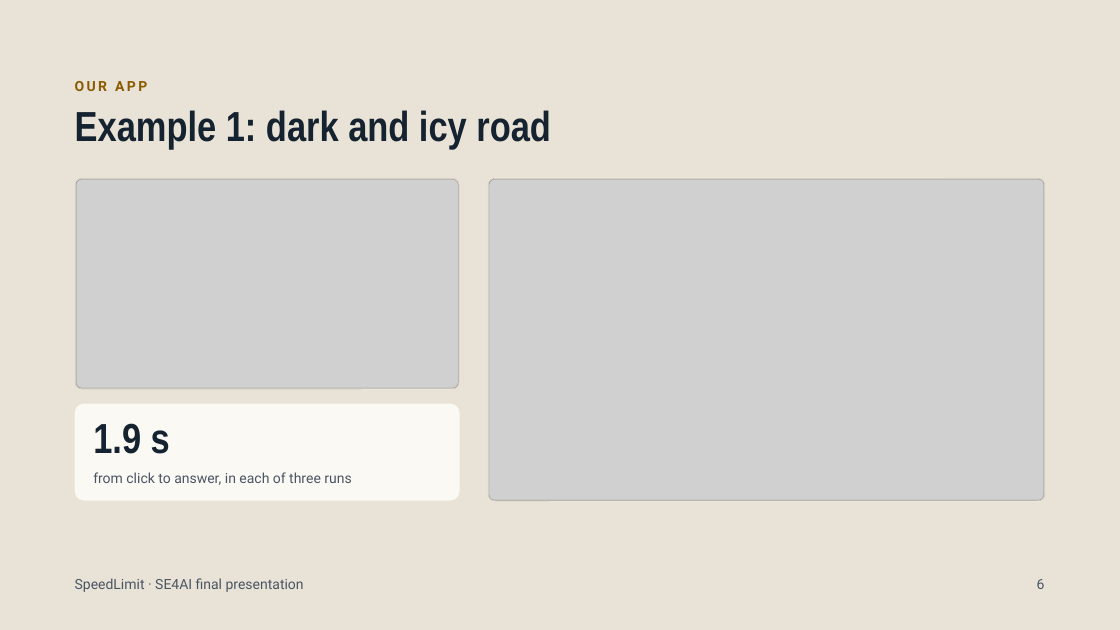
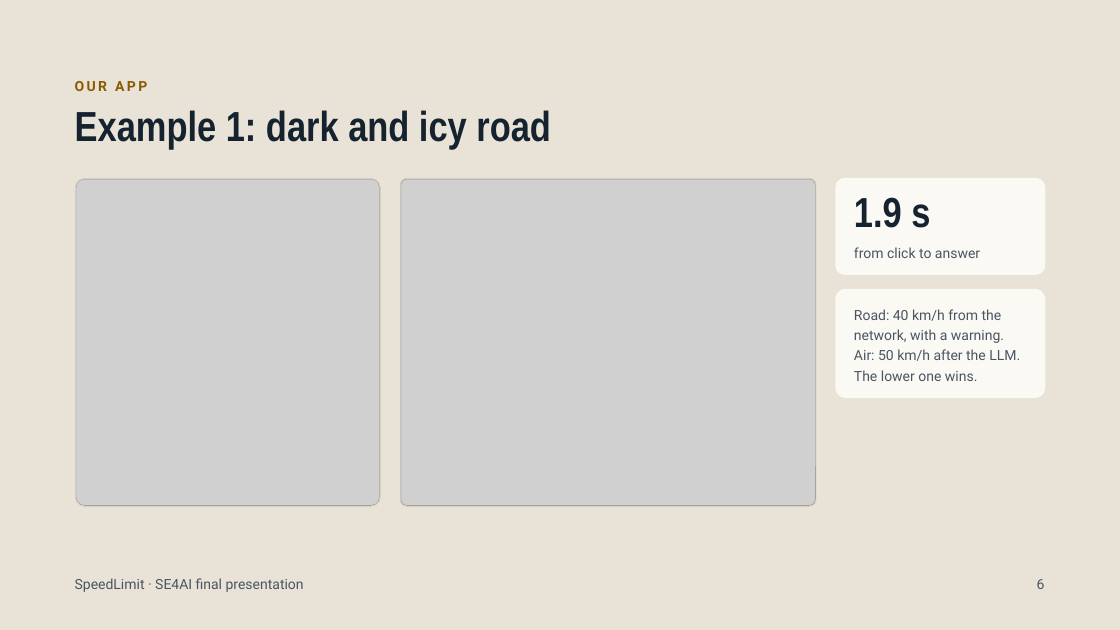
Before and after one commit to cristianvortolomei/speedlimit-se4ai, a slide deck: slide 6 of SpeedLimit3.pptx. Drawn at 1120x630 pixels with LibreOffice and Linux fonts; fonts in the diff are those of the drawing; grey boxes stand for pictures. Boxes give left, top, right and bottom in pixels: in the first picture for what was removed or moved away, otherwise in the second. Text is boxed around its words. In the diff, an @@ line names an element or a change of style, - is before the commit and + after.

Commit message:
Show the redesigned GUI with the map on the example slides

```diff
--- a/SpeedLimit3.pptx
+++ b/SpeedLimit3.pptx
@@ rounded rectangle: place and size @@
-rounded rectangle at <box>75,178,460,390</box>
+rounded rectangle at <box>75,178,381,507</box>
@@ rounded rectangle: place and size @@
-rounded rectangle at <box>76,178,460,389</box>
+rounded rectangle at <box>76,178,381,506</box>
@@ picture: place and size @@
-picture at <box>76,179,459,388</box>
+picture at <box>76,179,380,506</box>
@@ rounded rectangle: place and size @@
-rounded rectangle at <box>488,178,1046,502</box>
+rounded rectangle at <box>400,178,818,507</box>
@@ rounded rectangle: place and size @@
-rounded rectangle at <box>488,178,1044,501</box>
+rounded rectangle at <box>400,178,816,506</box>
@@ picture: place and size @@
-picture at <box>489,179,1044,501</box>
+picture at <box>401,179,816,506</box>
@@ rounded rectangle: place and size @@
-rounded rectangle at <box>75,403,460,501</box>
+rounded rectangle at <box>835,178,1045,276</box>
@@ text "1.9 s": place and size @@
-text "1.9 s" at <box>93,423,170,454</box>
+text "1.9 s" at <box>854,197,930,228</box>
@@ text at <box>854,247,980,258</box>: text changed @@
-from click to answer, in each of three runs
+from click to answer
@@ rounded rectangle added at <box>835,289,1045,398</box>, fill #FBF9F4 @@
@@ text added at <box>854,309,1020,381</box>, 12 pt, text #4A5563 @@
+Road: 40 km/h from the network, with a warning. Air: 50 km/h after the LLM. The lower one wins.
```
Also in this commit, not shown: 1 other slide changed.
